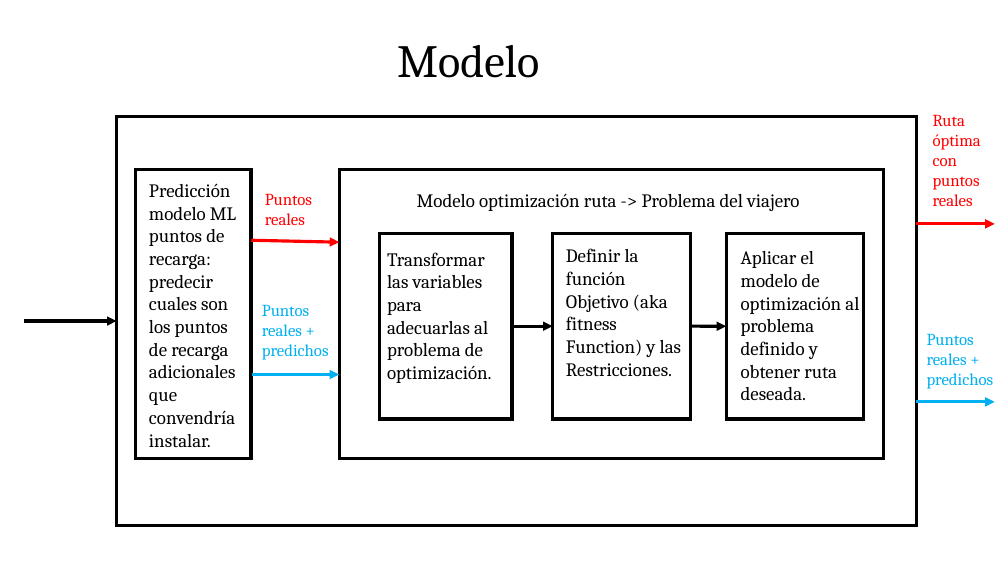
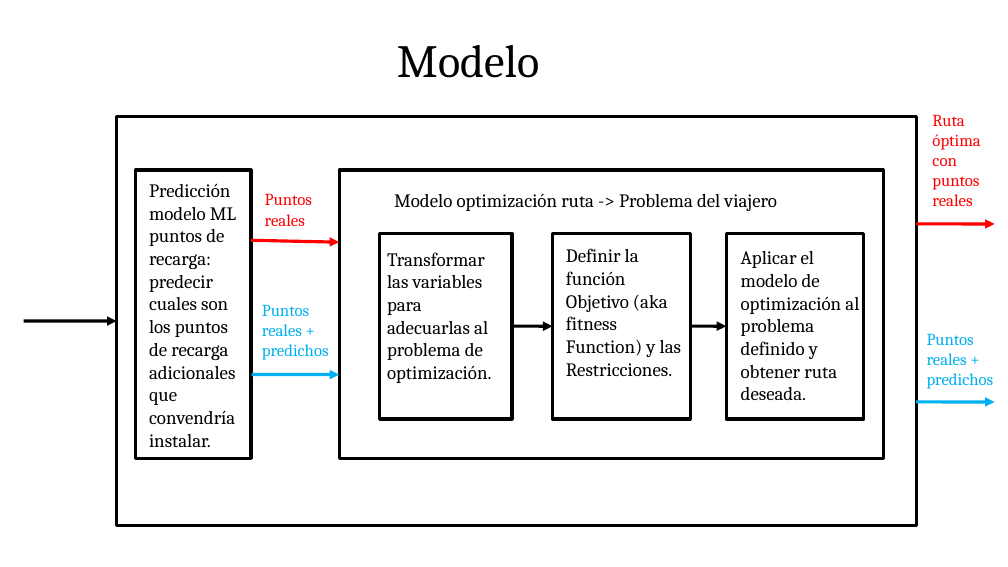
Before and after one commit to luciatomainodelacr/TFM, a slide deck: slide 4 of Documentacion/Diseño funcional y modelos.pptx. Drawn at 1008x567 pixels with LibreOffice and Linux fonts; fonts in the diff are those of the drawing. Boxes give left, top, right and bottom in pixels: in the first picture for what was removed or moved away, otherwise in the second. Text is boxed around its words. In the diff, an @@ line names an element or a change of style, - is before the commit and + after.

```diff
--- a/Documentacion/Diseño funcional y modelos.pptx
+++ b/Documentacion/Diseño funcional y modelos.pptx
@@ text "Modelo optimización ruta -> Problema ...": place and size @@
-text "Modelo optimización ruta -> Problema ..." at [417, 194, 799, 211]
+text "Modelo optimización ruta -> Problema ..." at [394, 194, 776, 211]
```
Also in this commit, not shown: 4 other slides changed, 4 slides added, 5 other files.
